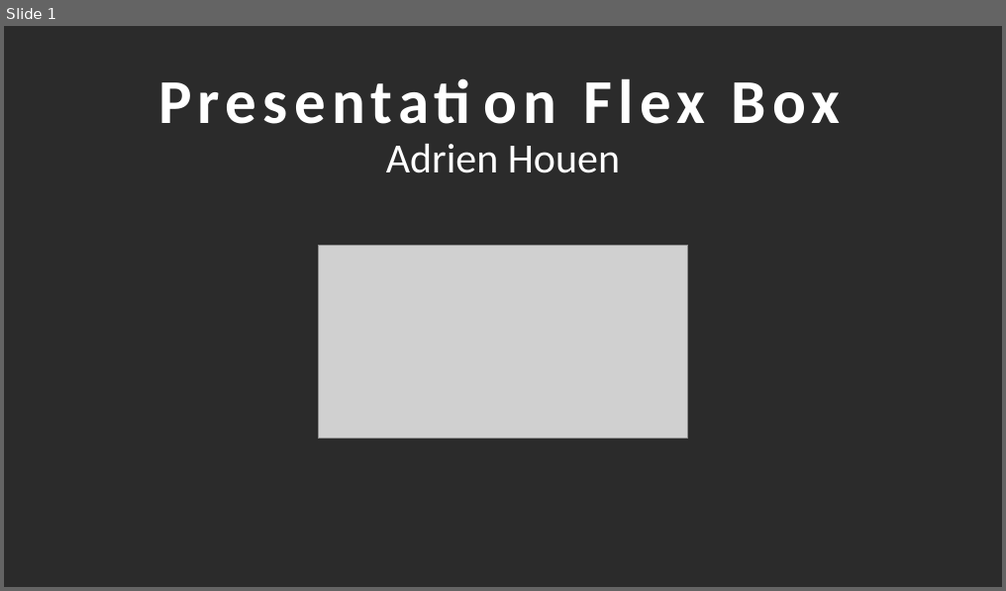
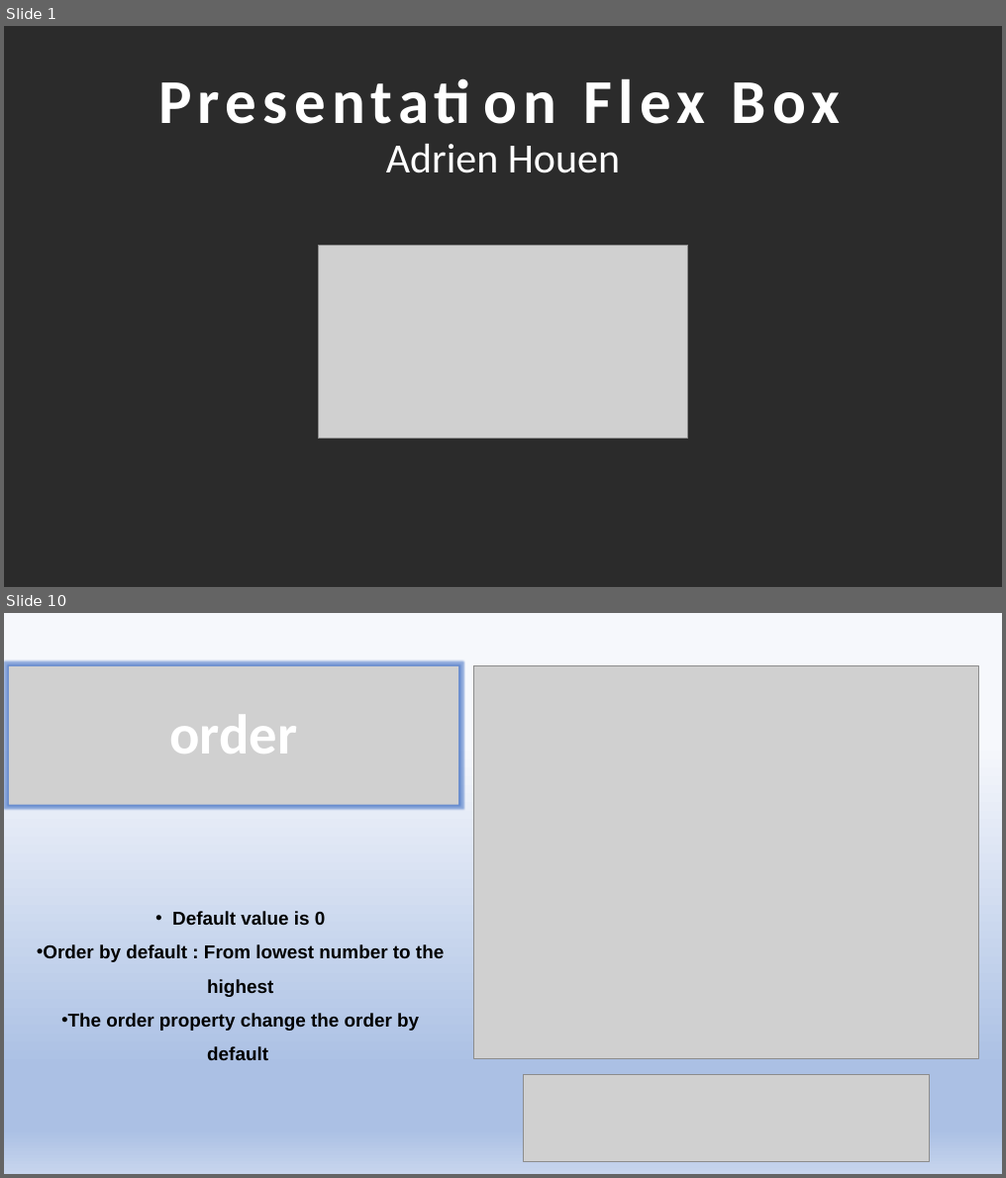
Before and after one commit to AdHouen/COURS_ANGLAIS, a slide deck: Exposé/Presentation Flex Box.pptx. Shown one above the other, each under a label of ours: slide 1 before the commit, slides 1 and 10 after it; the slides between them are not shown. The pictures are 1006x591 and 1006x1178 pixels, drawn with LibreOffice and Linux fonts; fonts in the diff are those of the drawing; grey boxes stand for pictures; background and template pictures are left out; a plain dark background stands for a picture behind light text. Boxes give left, top, right and bottom in pixels: in the first picture for what was removed or moved away, otherwise in the second. Text is boxed around its words. In the diff, an @@ line names an element or a change of style, - is before the commit and + after.

```diff
--- a/Exposé/Presentation Flex Box.pptx
+++ b/Exposé/Presentation Flex Box.pptx
@@ slide 10 added at (4, 613, 1002, 1174), background gradient #F6F8FC to #ABC0E4 to #C7D5ED @@
@@ picture added at (9, 666, 458, 805), 54 pt, text #FFFFFF, bold @@
+order
@@ picture added at (473, 666, 979, 1059) @@
@@ text added at (43, 911, 444, 1060), 18 pt, text #000000, bold @@
+• Default value is 0
+• Order by default : From lowest number to the highest
+• The order property change the order by default
@@ picture added at (524, 1075, 930, 1162) @@
```
Also in this commit, not shown: 9 slides changed, 1 other slide added, 2 slides removed, 9 other files.
